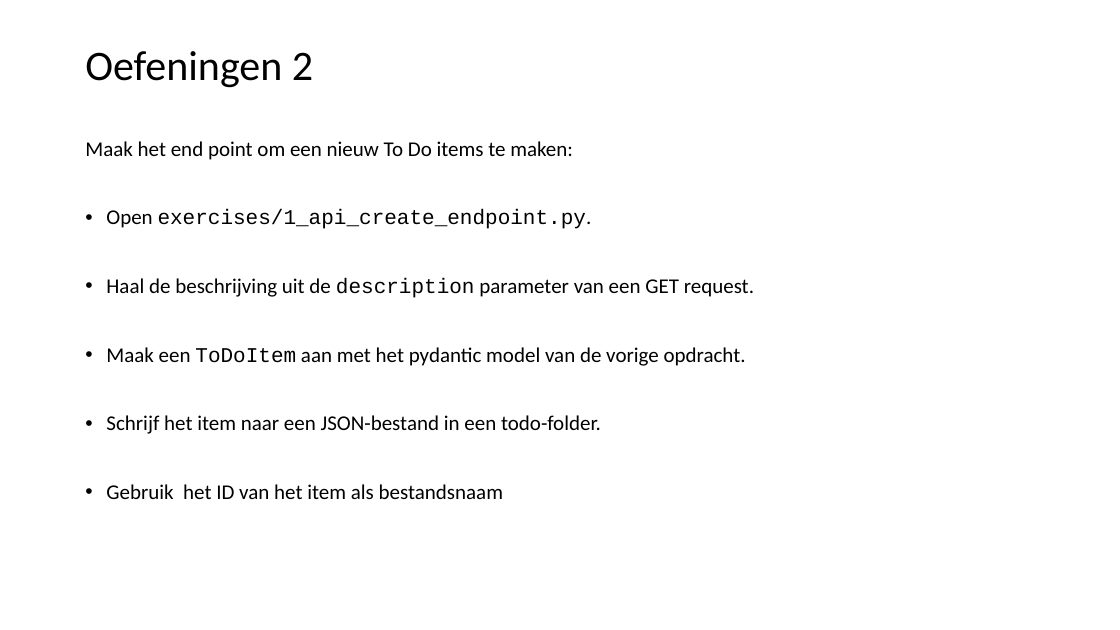
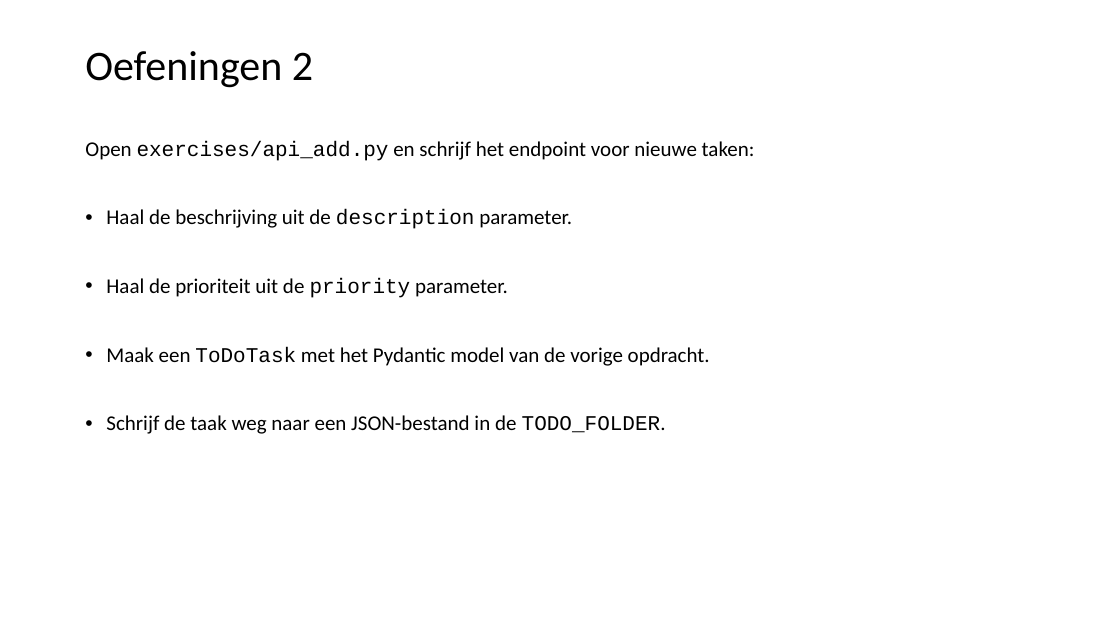
Before and after one commit to LFKoning/knowledge-sharing, a slide deck: slide 24 of python_course_4p/4_api_app/4_api_app.pptx (slide 22 before the commit). Drawn at 1120x630 pixels with LibreOffice and Linux fonts; fonts in the diff are those of the drawing. Boxes give left, top, right and bottom in pixels: in the first picture for what was removed or moved away, otherwise in the second. Text is boxed around its words. In the diff, an @@ line names an element or a change of style, - is before the commit and + after.

```diff
--- a/python_course_4p/4_api_app/4_api_app.pptx
+++ b/python_course_4p/4_api_app/4_api_app.pptx
@@ text at [85, 141, 755, 434]: text changed @@
-Maak het end point om een nieuw To Do items te maken:
-• Open exercises/1_api_create_endpoint.py.
-• Haal de beschrijving uit de description parameter van een GET request.
-• Maak een ToDoItem aan met het pydantic model van de vorige opdracht.
-• Schrijf het item naar een JSON-bestand in een todo-folder.
-• Gebruik het ID van het item als bestandsnaam
+Open exercises/api_add.py en schrijf het endpoint voor nieuwe taken:
+• Haal de beschrijving uit de description parameter.
+• Haal de prioriteit uit de priority parameter.
+• Maak een ToDoTask met het Pydantic model van de vorige opdracht.
+• Schrijf de taak weg naar een JSON-bestand in de TODO_FOLDER.
```
Also in this commit, not shown: 14 other slides changed, 12 slides added, 2 slides removed, 16 other files.
